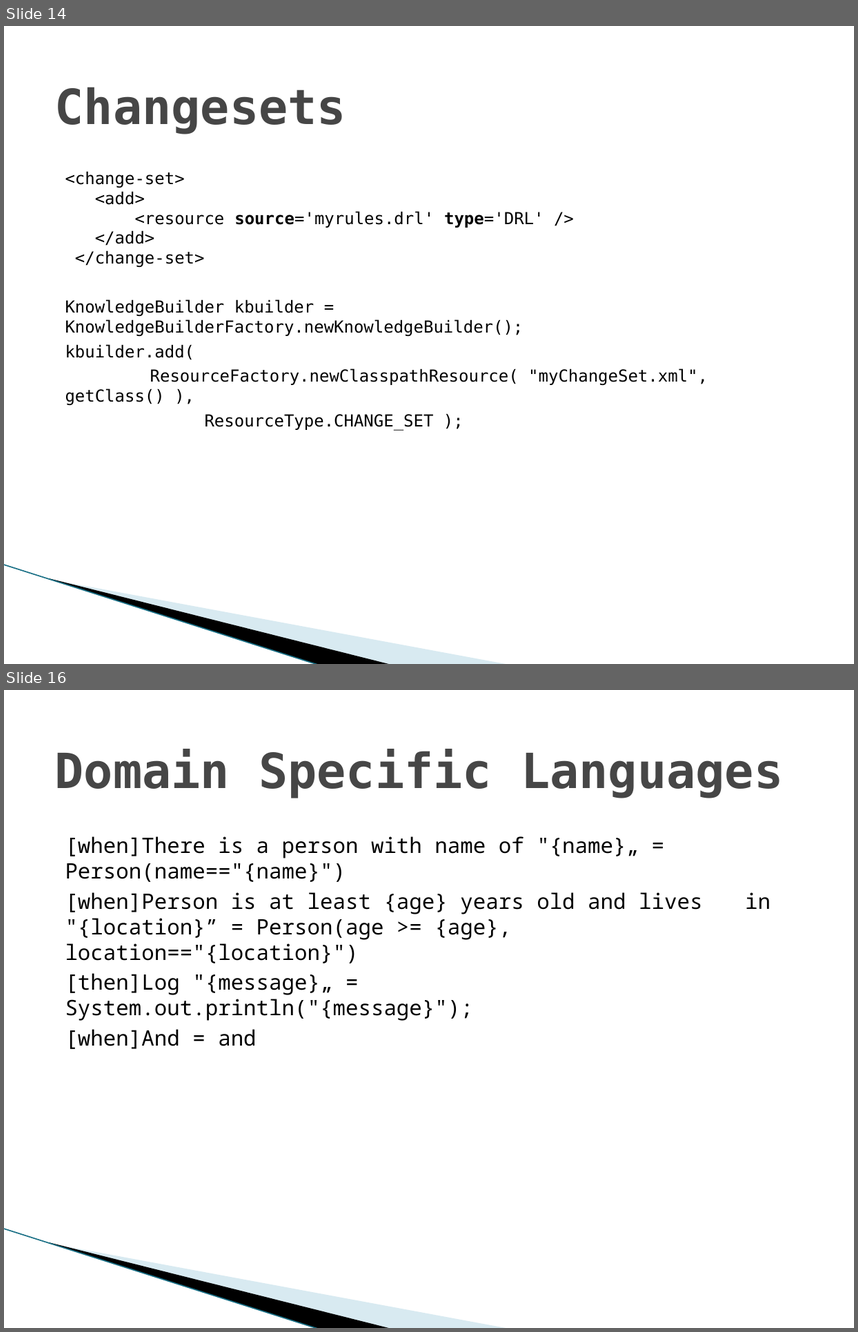
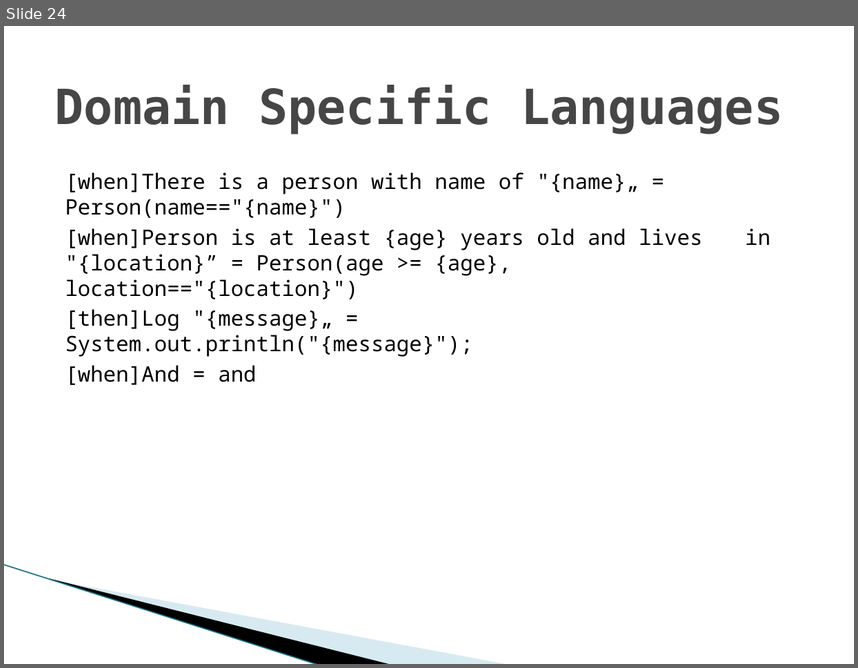
Before and after one commit to gspandy/drools-presentation-and-examples, a slide deck: drools-business-rules-engine.pptx. Shown one above the other, each under a label of ours: slides 14 and 16 before the commit, slide 24 after it; the slides between them are not shown. The pictures are 858x1332 and 858x668 pixels, drawn with LibreOffice and Linux fonts; fonts in the diff are those of the drawing; background and template pictures are left out. Boxes give left, top, right and bottom in pixels: in the first picture for what was removed or moved away, otherwise in the second. Text is boxed around its words. In the diff, an @@ line names an element or a change of style, - is before the commit and + after.

```diff
--- a/drools-business-rules-engine.pptx
+++ b/drools-business-rules-engine.pptx
@@ slide 14 removed at [4, 26, 854, 664], background #FFFFFF; not listed: 3 template elements that a slide beside it also shows @@
@@ title removed at [55, 87, 346, 134] @@
-Changesets
@@ text removed at [65, 171, 708, 430] @@
-<change-set>
-<add>
-<resource source='myrules.drl' type='DRL' />
-</add>
-</change-set>
-KnowledgeBuilder kbuilder = KnowledgeBuilderFactory.newKnowledgeBuilder();
-kbuilder.add(
-ResourceFactory.newClasspathResource( "myChangeSet.xml", getClass() ),
-ResourceType.CHANGE_SET );
@@ what was slide 16 is now slide 24 @@
```
Also in this commit, not shown: 2 slides changed, 12 slides added, 2 other slides removed.
